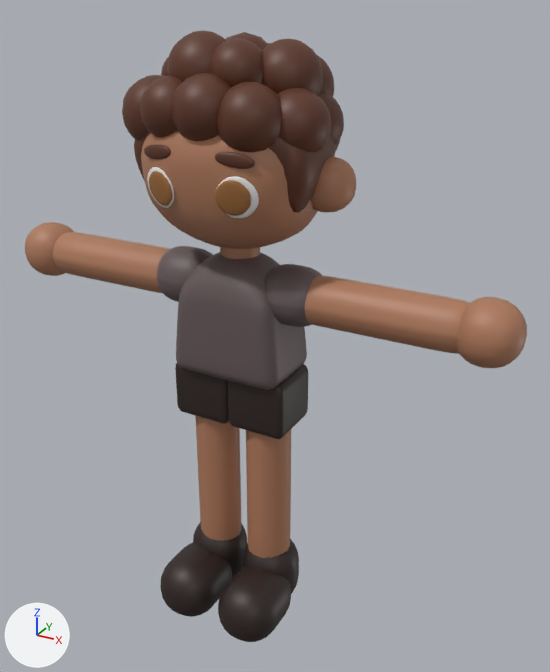
Before and after pictures for a commit that changed the FBX model Assets/player/pirateboy anim run start and running.fbx.
One viewpoint serves both versions: a 50 mm camera at (2.87, -4.66, 4.84) aimed at (0.19, 0.21, 2.4). The axes (+X, +Y, +Z) are drawn at lower left. The lights are the same throughout. Where no turn or scale is listed for an object, it has been applied to the vertices.

Names of what the first picture shows: 'pirate boy'.
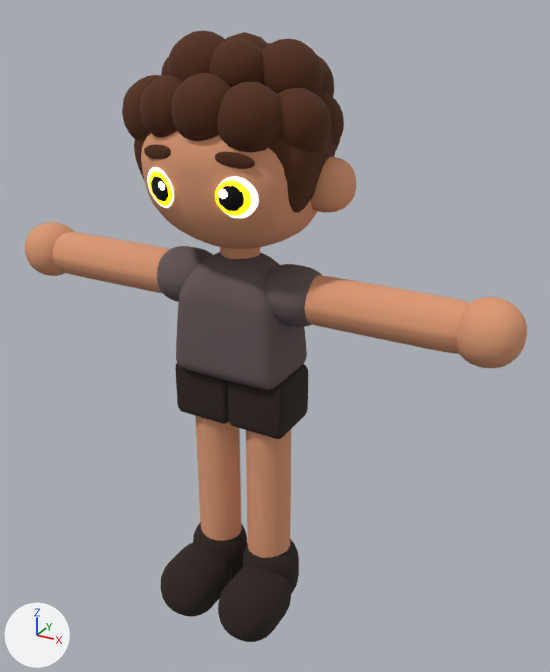
What differs and where, as boxes [x1, y1, x2, y2] in the pictures (550 x 672 px):
'pirate boy', surface changed, reshaped
    both: [25, 30, 527, 642]
part 1 of me_cube_005, added
    after: [151, 176, 168, 201]
part 2 of me_cube_005, added (black)
    after: [218, 186, 244, 211]
part 3 of me_cube_005, added
    after: [159, 181, 165, 190]
part 4 of me_cube_005, added
    after: [218, 189, 227, 199]
part 5 of me_cube_005, recoloured
    both: [25, 130, 527, 558]
part 6 of me_cube_005, recoloured
    both: [122, 30, 344, 213]
part 7 of me_cube_005, recoloured (brown to yellow)
    both: [149, 171, 251, 216]

The change in detail:
In material 'Material' (mat_material), emission_strength is now set to 1.0.
Material 'skin' (mat_skin) is new.
Its base color is (0.736, 0.328, 0.179) (beige #df9b75).
Its roughness is 1.0.
Material 'hair' (mat_hair) is new.
Its base color is (0.0871, 0.025, 0.00751) (brown #532c15).
Its roughness is 1.0.
Material 'shirt' (mat_shirt) is new.
Its base color is (0.133, 0.0953, 0.0982) (dark grey #665758).
Its roughness is 1.0.
Material 'shoes and pants' (mat_shoes_and_pants) is new.
Its base color is (0.0254, 0.0138, 0.0111) (brown #2c1f1b).
Its roughness is 1.0.
Material 'eye' (mat_eye) is new.
Its base color is (0.334, 0.151, 0.0197) (brown #9c6c26).
Its emission color is (1.0, 0.509, 0.0) (yellow #ffbd00).
Its emission strength is 2.0.
Material 'eyes.001' (mat_eyes_001) is new.
Its base color is (0.0, 0.0, 0.0) (black #000000).
Its roughness is 1.0.
Material 'eyeshine' (mat_eyeshine) is new.
Its base color is (1.0, 1.0, 1.0) (white #ffffff).
Its emission strength is 3.2.
me_cube_005 is used by ob_pirate_boy; location (0.0, 0.0, 2.881).
me_cube_005 had 19810 vertices, 19864 faces and spanned x -2.12..2.12, y -0.68..0.79, z -2.96..1.79.
me_cube_005 no longer uses material mat_material_004 (dark grey #665758).
me_cube_005 no longer uses material mat_material_005 (brown #2c1f1b).
me_cube_005 now has 20044 vertices, 20092 faces and spans x -2.12..2.12, y -0.68..0.79, z -2.96..1.79.
me_cube_005 part 1: a new loose piece of 62 vertices spanning x -0.37..-0.2, y -0.58..-0.51, z 0.72..0.89, in mat_eyes_001 (black #000000).
me_cube_005 part 2: a new loose piece of 61 vertices spanning x 0.2..0.37, y -0.58..-0.51, z 0.72..0.89, in mat_eyes_001 (black #000000).
me_cube_005 part 3: a new loose piece of 56 vertices spanning x -0.27..-0.21, y -0.59..-0.57, z 0.8..0.86, in mat_eyeshine (white #ffffff).
me_cube_005 part 4: a new loose piece of 55 vertices spanning x 0.21..0.27, y -0.59..-0.57, z 0.8..0.86, in mat_eyeshine (white #ffffff).
me_cube_005 part 5: 6149 faces spanning x -2.12..2.12, y -0.57..0.56, z -2.63..1.46 switch from mat_material_001 (brown #af7a5c) to mat_skin (beige #df9b75).
me_cube_005 part 6: 6304 faces spanning x -0.78..0.77, y -0.62..0.79, z 0.46..1.79 switch from mat_material_002 (brown #5d3321) to mat_hair (brown #532c15).
me_cube_005 part 7: 384 faces spanning x -0.4..0.4, y -0.57..-0.49, z 0.68..0.92 switch from mat_material_003 (brown #9c6a38) to mat_eye (brown #9c6c26).
me_cube_005 now uses material mat_shirt (dark grey #665758).
me_cube_005 now uses material mat_shoes_and_pants (brown #2c1f1b).
me_cube_005 now uses material mat_eyeshine (white #ffffff).
me_cube_005 now uses material mat_eyes_001 (black #000000).
